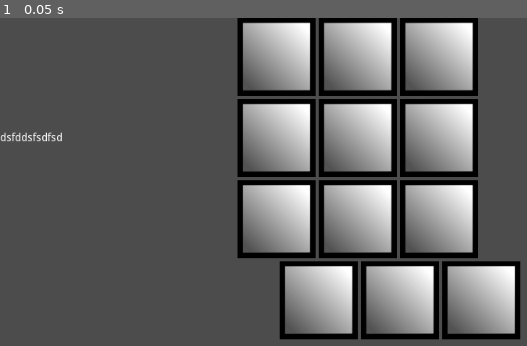
Above: before the commit, frame 1.
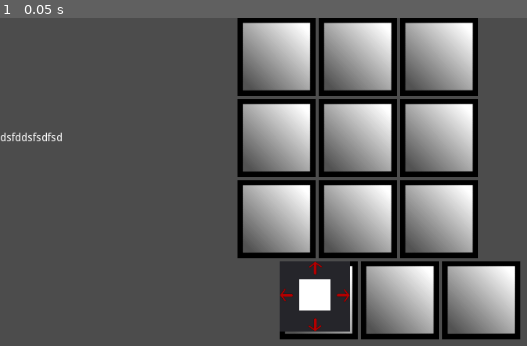
Above: after the commit, the same moment.

Repository: AngelOnFira/ludum-2021
Game: Godot game, scene res://MainGame.tscn
The game is run twice, just before and just after one commit, with the same random seed, the same clock (stepped at 60 frames per second) and the same inputs.
Inputs:
- Up to frame 1 (0.05 s): no input

The runs differ from the first frame. In frame 1, 2.8% of the frame differs, in the area x 53-67%, y 74-96%.

Commit message:
Working server connection and card creation

Diff:
--- a/godot/Card.gd
+++ b/godot/Card.gd
@@ -13,6 +13,7 @@
 
 # Called when the node enters the scene tree for the first time.
 func _ready():
+	return
 	prepare_card({
 		"left": "red",
 		"right": "green",
--- /dev/null
+++ b/godot/GridTile.gd
@@ -0,0 +1,27 @@
+extends TextureRect
+onready var base_card = preload("res://Card.tscn")
+
+# Declare member variables here. Examples:
+# var a = 2
+# var b = "text"
+
+
+# Called when the node enters the scene tree for the first time.
+func _ready():
+	pass # Replace with function body.
+
+func delete_card():
+	if get_node("Card"):
+		var card = get_node("Card")
+		remove_child(card)
+		card.queue_free()
+
+func update_card(card):
+	delete_card()
+	var new_card = base_card.instance()
+	new_card.prepare_card(card)
+	add_child(new_card)
+
+# Called every frame. 'delta' is the elapsed time since the previous frame.
+#func _process(delta):
+#	pass
--- a/godot/GridTile.tscn
+++ b/godot/GridTile.tscn
@@ -1,12 +1,14 @@
-[gd_scene load_steps=2 format=2]
+[gd_scene load_steps=3 format=2]
 
 [ext_resource path="res://Assets/Sprites/tile.png" type="Texture" id=1]
+[ext_resource path="res://GridTile.gd" type="Script" id=2]
 
 [node name="InvTile" type="TextureRect"]
 margin_right = 100.0
 margin_bottom = 100.0
 rect_min_size = Vector2( 100, 100 )
 texture = ExtResource( 1 )
+script = ExtResource( 2 )
 __meta__ = {
 "_edit_use_anchors_": false
 }
--- /dev/null
+++ b/godot/MainGame.gd
@@ -0,0 +1,26 @@
+extends Control
+onready var websocket_client = get_node("/root/WebsocketClient")
+
+# Declare member variables here. Examples:
+# var a = 2
+# var b = "text"
+
+var card = preload("res://Card.tscn")
+
+# Called when the node enters the scene tree for the first time.
+func _ready():
+	websocket_client.connect("new_hand", self, "update_hand")
+#	hand = websocket_client.hand
+	var new_card = card.instance()
+	$V/InventoryGrid/GridContainer/Inv1.add_child(new_card)
+
+
+func update_hand(hand):
+	var hand_slots = [
+		$V/InventoryGrid/GridContainer/Inv1,
+		$V/InventoryGrid/GridContainer/Inv2,
+		$V/InventoryGrid/GridContainer/Inv3,
+	]
+
+	for i in range(len(hand)):
+		hand_slots[i].update_card(hand[i])
--- a/godot/MainGame.tscn
+++ b/godot/MainGame.tscn
@@ -1,10 +1,15 @@
-[gd_scene load_steps=2 format=2]
+[gd_scene load_steps=3 format=2]
 
 [ext_resource path="res://GridTile.tscn" type="PackedScene" id=1]
+[ext_resource path="res://MainGame.gd" type="Script" id=2]
 
 [node name="Control" type="Control"]
 anchor_right = 1.0
 anchor_bottom = 1.0
+script = ExtResource( 2 )
+__meta__ = {
+"_edit_use_anchors_": false
+}
 
 [node name="V" type="VBoxContainer" parent="."]
 anchor_right = 1.0
--- /dev/null
+++ b/godot/WebsocketClient.gd
@@ -0,0 +1,73 @@
+extends Node
+
+# The URL we will connect to
+export var websocket_url = "ws://127.0.0.1:8000/ws/chat/lobby/"
+
+# Our WebSocketClient instance
+var _client = WebSocketClient.new()
+
+signal new_hand
+
+var hand = []
+
+var count = 0
+
+func _ready():
+	# Connect base signals to get notified of connection open, close, and errors.
+	_client.connect("connection_closed", self, "_closed")
+	_client.connect("connection_error", self, "_closed")
+	_client.connect("connection_established", self, "_connected")
+	# This signal is emitted when not using the Multiplayer API every time
+	# a full packet is received.
+	# Alternatively, you could check get_peer(1).get_available_packets() in a loop.
+	_client.connect("data_received", self, "_on_data")
+
+	# Initiate connection to the given URL.
+	var err = _client.connect_to_url(websocket_url)
+	if err != OK:
+		print("Unable to connect")
+		set_process(false)
+
+func _closed(was_clean = false):
+	# was_clean will tell you if the disconnection was correctly notified
+	# by the remote peer before closing the socket.
+	print("Closed, clean: ", was_clean)
+	set_process(false)
+
+func _connected(_proto = ""):
+	pass
+
+func _on_data():
+	# Print the received packet, you MUST always use get_peer(1).get_packet
+	# to receive data from server, and not get_packet directly when not
+	# using the MultiplayerAPI.
+	var data = JSON.parse(_client.get_peer(1).get_packet().get_string_from_utf8()).result
+	print("Got data from server: ", data["message"])
+
+
+	if "hand" in data["message"]:
+		hand = data["message"]["hand"]
+		emit_signal("new_hand", hand)
+
+	return
+
+	if "click_count__sum" in data["message"]:
+		count = data["message"]["click_count__sum"]
+		update_label()
+
+func _process(delta):
+	# Call this in _process or _physics_process. Data transfer, and signals
+	# emission will only happen when calling this function.
+	_client.poll()
+
+func _send(data):
+	_client.get_peer(1).put_packet(JSON.print(data).to_utf8())
+
+func _on_TextureRect_gui_input(event):
+	if event is InputEventMouseButton and event.pressed:
+		_send({"clicked": 1})
+		count += 1
+		update_label()
+
+func update_label():
+	$Control/Container/VBoxContainer/Counter.set_text("Godot has been clicked %s times" % count)
--- a/godot/project.godot
+++ b/godot/project.godot
@@ -14,6 +14,10 @@
 run/main_scene="res://MainGame.tscn"
 config/icon="res://icon.png"
 
+[autoload]
+
+WebsocketClient="*res://WebsocketClient.gd"
+
 [physics]
 
 common/enable_pause_aware_picking=true
Not shown, changed: django/chat/consumers.py
